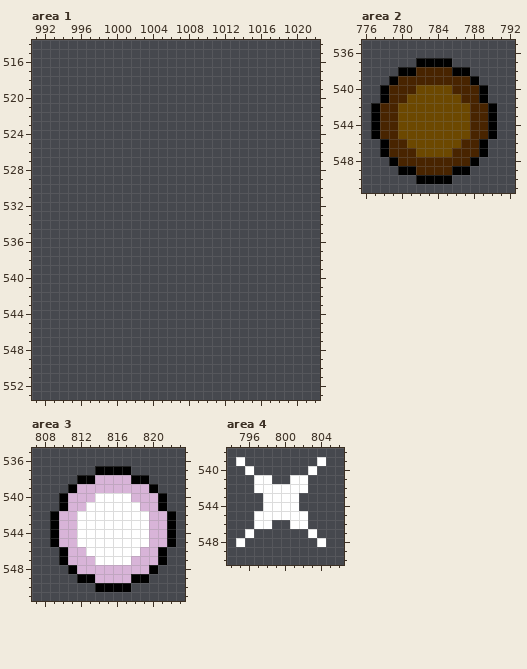
A pixel-art file gets an edit: Assets/Art/Tilesets/Tilesets 64/MasterTileset64.aseprite. Above, as it was before the edit.
1024x1024 pixels, 1 frame. Colours within 5 levels of each other are drawn and written as one. Shown: area 1: x 991..1022, y 514..553; area 2: x 776..792, y 535..551; area 3: x 807..823, y 535..551; area 4: x 794..806, y 538..550. The commit also changed other parts of the picture, which this record leaves out.
The same view after the edit:
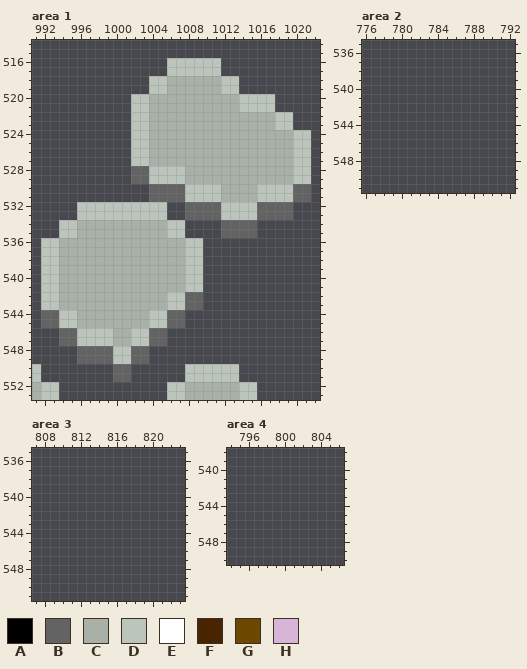
Palette (. is transparent): A #000000  B #626362  C #a8b0a8  D #bbc5bb  E #ffffff  F #482400  G #6c4800  H #d8b4d8
Diff:
Changed rows in their new state; - is an unchanged pixel.
Area 1, layer "Tiles":
first column x 991:
516 ---------------DDDDDD----------
517 ---------------DDDDDD----------
518 -------------DDCCCCCCDD--------
519 -------------DDCCCCCCDD--------
520 -----------DDCCCCCCCCCCDDDD----
521 -----------DDCCCCCCCCCCDDDD----
522 -----------DDCCCCCCCCCCCCCCDD--
523 -----------DDCCCCCCCCCCCCCCDD--
524 -----------DDCCCCCCCCCCCCCCCCDD
525 -----------DDCCCCCCCCCCCCCCCCDD
526 -----------DDCCCCCCCCCCCCCCCCDD
527 -----------DDCCCCCCCCCCCCCCCCDD
528 -----------BBDDDDCCCCCCCCCCCCDD
529 -----------BBDDDDCCCCCCCCCCCCDD
530 -------------BBBBDDDDCCCCDDDDBB
531 -------------BBBBDDDDCCCCDDDDBB
532 -----DDDDDDDDDD--BBBBDDDDBBBB--
533 -----DDDDDDDDDD--BBBBDDDDBBBB--
534 ---DDCCCCCCCCCCDD----BBBB------
535 ---DDCCCCCCCCCCDD----BBBB------
536 -DDCCCCCCCCCCCCCCDD------------
537 -DDCCCCCCCCCCCCCCDD------------
538 -DDCCCCCCCCCCCCCCDD------------
539 -DDCCCCCCCCCCCCCCDD------------
540 -DDCCCCCCCCCCCCCCDD------------
541 -DDCCCCCCCCCCCCCCDD------------
542 -DDCCCCCCCCCCCCDDBB------------
543 -DDCCCCCCCCCCCCDDBB------------
544 -BBDDCCCCCCCCDDBB--------------
545 -BBDDCCCCCCCCDDBB--------------
546 ---BBDDDDCCDDBB----------------
547 ---BBDDDDCCDDBB----------------
548 -----BBBBDDBB------------------
549 -----BBBBDDBB------------------
550 D--------BB------DDDDDD--------
551 D--------BB------DDDDDD--------
552 CDD------------DDCCCCCCDD------
553 CDD------------DDCCCCCCDD------
Area 2, layer "Tiles":
first column x 777:
537 -----....-----
538 ---........---
539 --..........--
540 -............-
541 -............-
542 ..............
543 ..............
544 ..............
545 ..............
546 -............-
547 -............-
548 --..........--
549 ---........---
550 -----....-----
Area 3, layer "Tiles":
first column x 809:
537 -----....-----
538 ---........---
539 --..........--
540 -............-
541 -............-
542 ..............
543 ..............
544 ..............
545 ..............
546 -............-
547 -............-
548 --..........--
549 ---........---
550 -----....-----
Area 4, layer "Tiles":
first column x 795:
539 .--------.
540 -.------.-
541 --..--..--
542 --......--
543 ---....---
544 ---....---
545 --......--
546 --..--..--
547 -.------.-
548 .--------.
Where, in picture pixels (left, top, right, bottom), the same in both pictures:
added: (32, 58, 311, 400)
erased: (371, 58, 497, 184)
erased: (50, 466, 176, 592)
erased: (236, 457, 326, 547)
